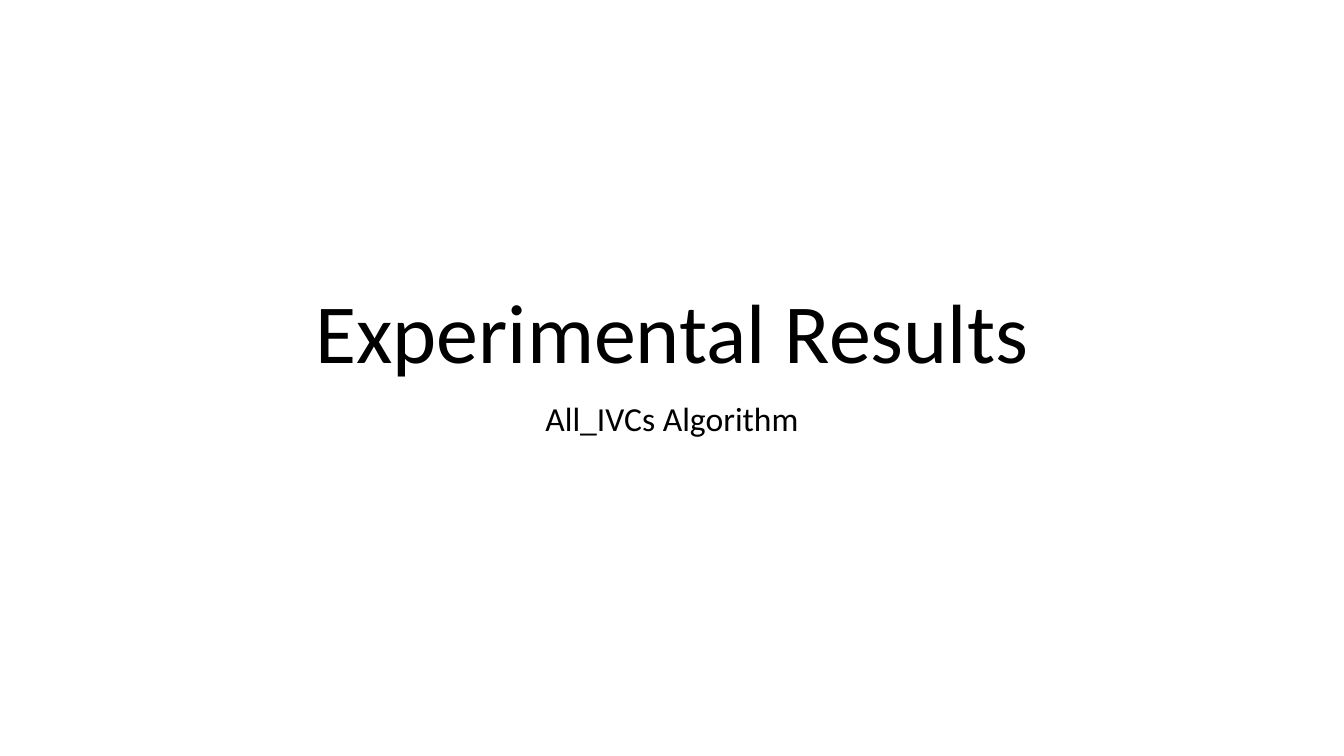
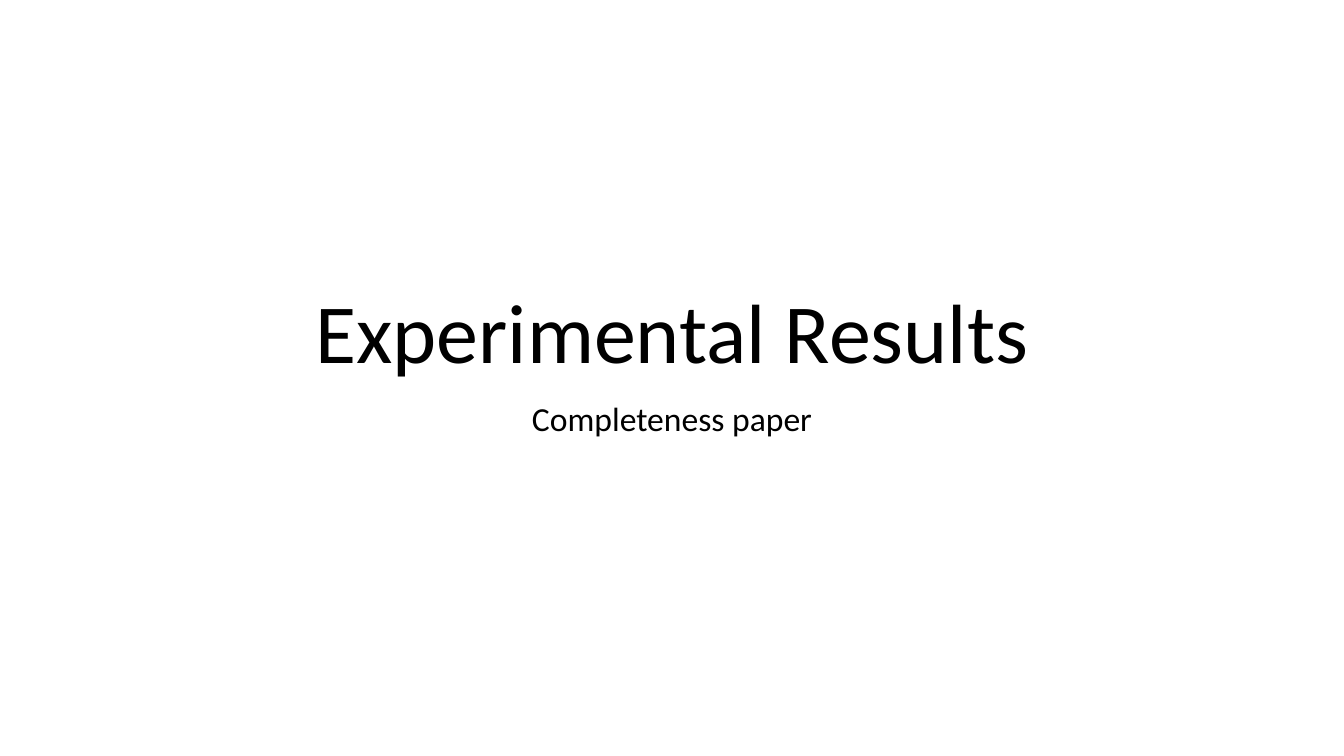
Before and after one commit to elaghs/Working, a slide deck: slide 1 of completeness/experiments/experimental_results/Experimental Results.pptx. Drawn at 1344x756 pixels with LibreOffice and Linux fonts; fonts in the diff are those of the drawing. Boxes give left, top, right and bottom in pixels: in the first picture for what was removed or moved away, otherwise in the second. Text is boxed around its words. In the diff, an @@ line names an element or a change of style, - is before the commit and + after.

Commit message:
fix the title of ppt file

```diff
--- a/completeness/experiments/experimental_results/Experimental Results.pptx
+++ b/completeness/experiments/experimental_results/Experimental Results.pptx
@@ subtitle at <box>532,407,812,437</box>: text changed @@
-All_IVCs Algorithm
+Completeness paper
```
